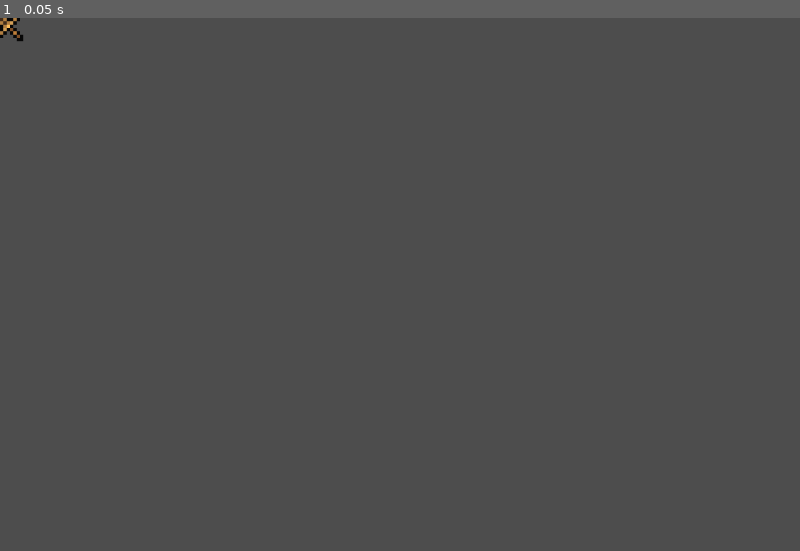
Above: before the commit, frame 1.
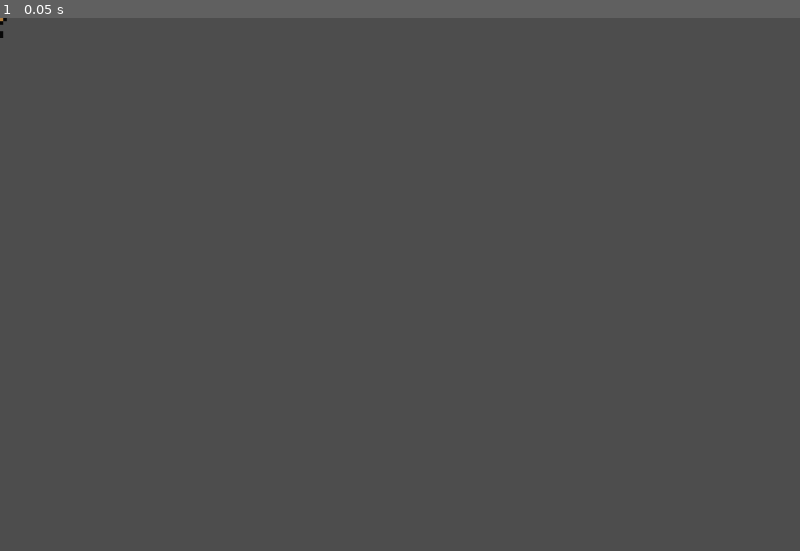
Above: after the commit, the same moment.

Repository: N8byte/dino-demo
Game: Godot game, scene res://items/sword/sword.tscn
The game is run twice, just before and just after one commit, with the same random seed, the same clock (stepped at 60 frames per second) and the same inputs. This scene is started directly instead of the project's main scene.
Inputs:
- Up to frame 1 (0.05 s): no input

The runs differ from the first frame. In frame 1, less than 0.1% of the frame differs, in the area x 0-3%, y 0-5%.

Commit message:
Player can now hold sword when picked up

Diff:
--- a/characters/player0/player0.gd
+++ b/characters/player0/player0.gd
@@ -40,5 +40,6 @@
 	move_and_slide()
 
 
-func receiveItem(item):
-	print(item)
+func _on_child_entered_tree(node: Node):
+	if node.is_in_group("item"):
+		print('item received')
--- a/characters/player0/player0.tscn
+++ b/characters/player0/player0.tscn
@@ -158,5 +158,6 @@
 position = Vector2(6, 6)
 shape = SubResource("RectangleShape2D_qxfwk")
 
+[connection signal="child_entered_tree" from="." to="." method="_on_child_entered_tree"]
 [connection signal="animation_finished" from="AnimationPlayer" to="." method="_on_animation_player_animation_finished"]
 [connection signal="animation_started" from="AnimationPlayer" to="." method="_on_animation_player_animation_started"]
--- a/items/pickup.gd
+++ b/items/pickup.gd
@@ -1,22 +1,31 @@
 extends Area2D
 
 @onready var collider = $CollisionShape2D
-@onready var timer = $Timer
 @onready var animation = $AnimationPlayer
+var useable #the scene of the item (sword, health, etc.)
+var itemReceiver #the body that is trying to obtain this item
+
+
+func droppedFromChest(scene):
+	animation.play("droppedFromChest")
+	useable = scene
 
 
 func pickedUp():
+	set_monitoring(false)
 	animation.play("pickedUp")
 	collider.set_disabled(true)
-	timer.start(3)
 
 
 func _physics_process(_delta):
-	for body in get_overlapping_bodies():
-		if body.is_in_group("receivesItems"):
-			pickedUp()
-			body.receiveItem("sword")
+	if is_monitoring():
+		for body in get_overlapping_bodies():
+			if body.is_in_group("receivesItems"):
+				pickedUp()
+				itemReceiver = body
 
 
-func _on_timer_timeout():
-	queue_free()
+func _on_animation_player_animation_finished(anim_name):
+	if anim_name == "pickedUp":
+		itemReceiver.add_child(useable)
+		queue_free()
--- a/items/pickup.tscn
+++ b/items/pickup.tscn
@@ -15,28 +15,54 @@
 tracks/0/loop_wrap = true
 tracks/0/keys = {
 "times": PackedFloat32Array(0, 0.5),
-"transitions": PackedFloat32Array(1, -0.1),
+"transitions": PackedFloat32Array(1, 0.1),
 "update": 0,
-"values": [Vector2(1, 1), Vector2(1e-05, 1e-05)]
+"values": [Vector2(1.2, 1.2), Vector2(1e-05, 1e-05)]
+}
+
+[sub_resource type="Animation" id="Animation_wglqg"]
+resource_name = "droppedFromChest"
+tracks/0/type = "value"
+tracks/0/imported = false
+tracks/0/enabled = false
+tracks/0/path = NodePath(".:position")
+tracks/0/interp = 1
+tracks/0/loop_wrap = true
+tracks/0/keys = {
+"times": PackedFloat32Array(0, 1),
+"transitions": PackedFloat32Array(1, 1),
+"update": 0,
+"values": [Vector2(0, 0), Vector2(0, -10)]
+}
+tracks/1/type = "value"
+tracks/1/imported = false
+tracks/1/enabled = true
+tracks/1/path = NodePath(".:scale")
+tracks/1/interp = 1
+tracks/1/loop_wrap = true
+tracks/1/keys = {
+"times": PackedFloat32Array(0, 1),
+"transitions": PackedFloat32Array(1, 10),
+"update": 0,
+"values": [Vector2(0, 0), Vector2(1, 1)]
 }
 
 [sub_resource type="AnimationLibrary" id="AnimationLibrary_4ygk7"]
 _data = {
+"droppedFromChest": SubResource("Animation_wglqg"),
 "pickedUp": SubResource("Animation_p5j4y")
 }
 
 [node name="pickup" type="Area2D"]
-scale = Vector2(1e-05, 1e-05)
+scale = Vector2(1.2, 1.2)
 script = ExtResource("1_du4pp")
 
 [node name="CollisionShape2D" type="CollisionShape2D" parent="."]
 shape = SubResource("RectangleShape2D_n8ssw")
-
-[node name="Timer" type="Timer" parent="."]
 
 [node name="AnimationPlayer" type="AnimationPlayer" parent="."]
 libraries = {
 "": SubResource("AnimationLibrary_4ygk7")
 }
 
-[connection signal="timeout" from="Timer" to="." method="_on_timer_timeout"]
+[connection signal="animation_finished" from="AnimationPlayer" to="." method="_on_animation_player_animation_finished"]
--- a/items/sword/sword.tscn
+++ b/items/sword/sword.tscn
@@ -2,6 +2,7 @@
 
 [ext_resource type="PackedScene" uid="uid://d1u5fw4fvd0c6" path="res://items/sword/sprite.tscn" id="1_hthlw"]
 
-[node name="sword" type="Node2D"]
+[node name="sword" type="Node2D" groups=["item"]]
 
 [node name="sprite" parent="." instance=ExtResource("1_hthlw")]
+flip_h = true
--- a/main/main.tscn
+++ b/main/main.tscn
@@ -1,7 +1,8 @@
-[gd_scene load_steps=3 format=3 uid="uid://b8qy0vrrpgaep"]
+[gd_scene load_steps=4 format=3 uid="uid://b8qy0vrrpgaep"]
 
 [ext_resource type="PackedScene" uid="uid://2qn66ccusv38" path="res://levels/level0.tscn" id="1_rhy77"]
 [ext_resource type="PackedScene" uid="uid://ddfvkcept7s0l" path="res://characters/player0/player0.tscn" id="2_ms7ts"]
+[ext_resource type="PackedScene" uid="uid://bys21umobnbgd" path="res://items/pickup.tscn" id="3_23qfy"]
 
 [node name="main" type="Node2D"]
 y_sort_enabled = true
@@ -24,3 +25,6 @@
 limit_right = 1000
 limit_bottom = 750
 metadata/_edit_lock_ = true
+
+[node name="pickup" parent="." instance=ExtResource("3_23qfy")]
+position = Vector2(105, 45)
--- a/objects/chest/chest.gd
+++ b/objects/chest/chest.gd
@@ -1,12 +1,10 @@
-extends Node
+extends Node2D
 
 @onready var animation := $AnimationPlayer
-@onready var remoteTransform := $RemoteTransform2D
 @onready var collider := $Area2D/CollisionShape2D
 
 const ITEM_FOLDER = "res://items"
 var items : Array #list of 'items' (inner class)
-#var sprites : Array #list of scenes
 var pickupScene : Area2D
 
 
@@ -60,11 +58,12 @@
 	# place Item pickup in scene
 	var pickup = pickupScene.duplicate()
 	pickup.add_child(item.getSprite())
+	pickup.set_global_position(get_global_position())
 	get_tree().get_root().add_child(pickup)
-	remoteTransform.set_remote_node(pickup.get_path())
 
 	collider.set_disabled(true)
 	animation.play("open")
+	pickup.droppedFromChest(item.instantiate())
 
 
 func generateItem() -> Item:
--- a/objects/chest/chest.tscn
+++ b/objects/chest/chest.tscn
@@ -20,30 +20,6 @@
 "transitions": PackedFloat32Array(1, 0.5),
 "update": 0,
 "values": [Color(1, 1, 1, 1), Color(1, 1, 1, 0)]
-}
-tracks/1/type = "value"
-tracks/1/imported = false
-tracks/1/enabled = true
-tracks/1/path = NodePath("RemoteTransform2D:position")
-tracks/1/interp = 1
-tracks/1/loop_wrap = true
-tracks/1/keys = {
-"times": PackedFloat32Array(0, 1),
-"transitions": PackedFloat32Array(1, -3),
-"update": 0,
-"values": [Vector2(0, 0), Vector2(0, -10)]
-}
-tracks/2/type = "value"
-tracks/2/imported = false
-tracks/2/enabled = true
-tracks/2/path = NodePath("RemoteTransform2D:scale")
-tracks/2/interp = 1
-tracks/2/loop_wrap = true
-tracks/2/keys = {
-"times": PackedFloat32Array(0, 1),
-"transitions": PackedFloat32Array(1, 0.1),
-"update": 0,
-"values": [Vector2(0, 0), Vector2(1, 1)]
 }
 
 [sub_resource type="AnimationLibrary" id="AnimationLibrary_cciqn"]
@@ -71,5 +47,3 @@
 libraries = {
 "": SubResource("AnimationLibrary_cciqn")
 }
-
-[node name="RemoteTransform2D" type="RemoteTransform2D" parent="."]
Not shown: 1 places in items/pickup.tscn that only renumber resources
